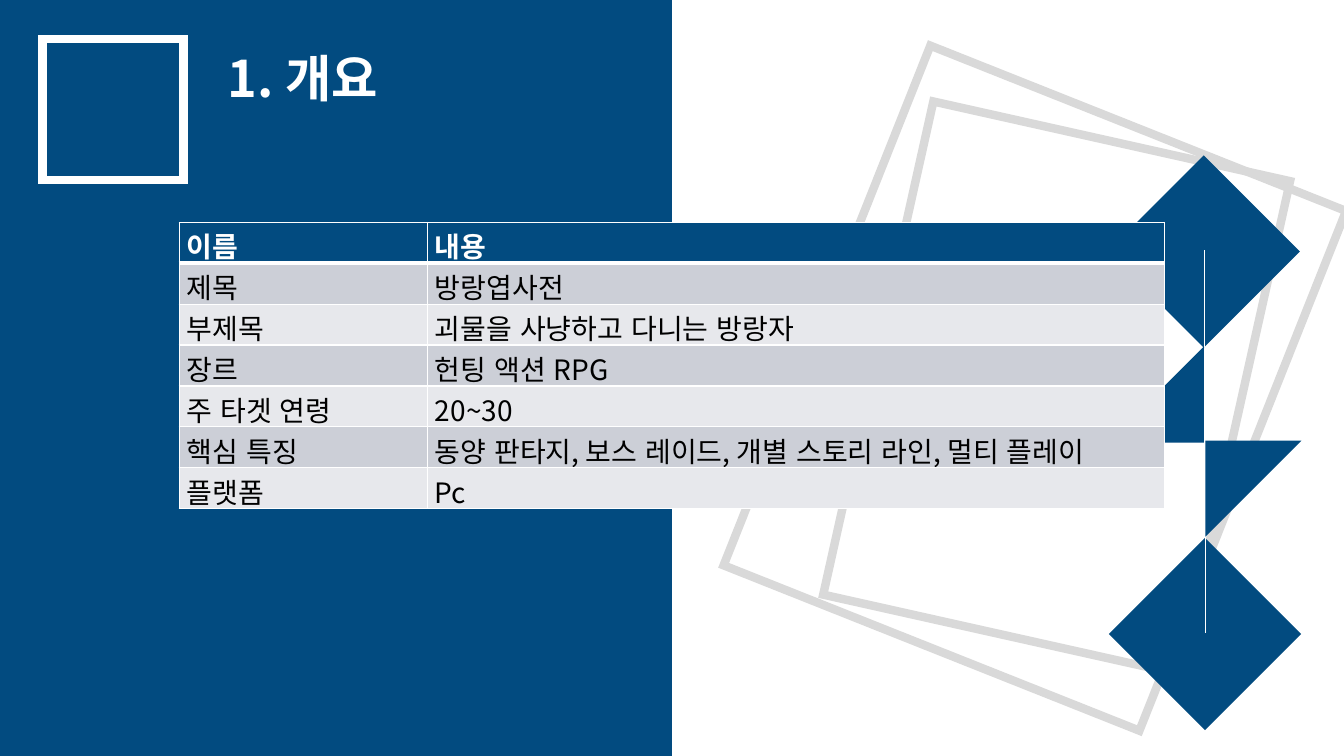
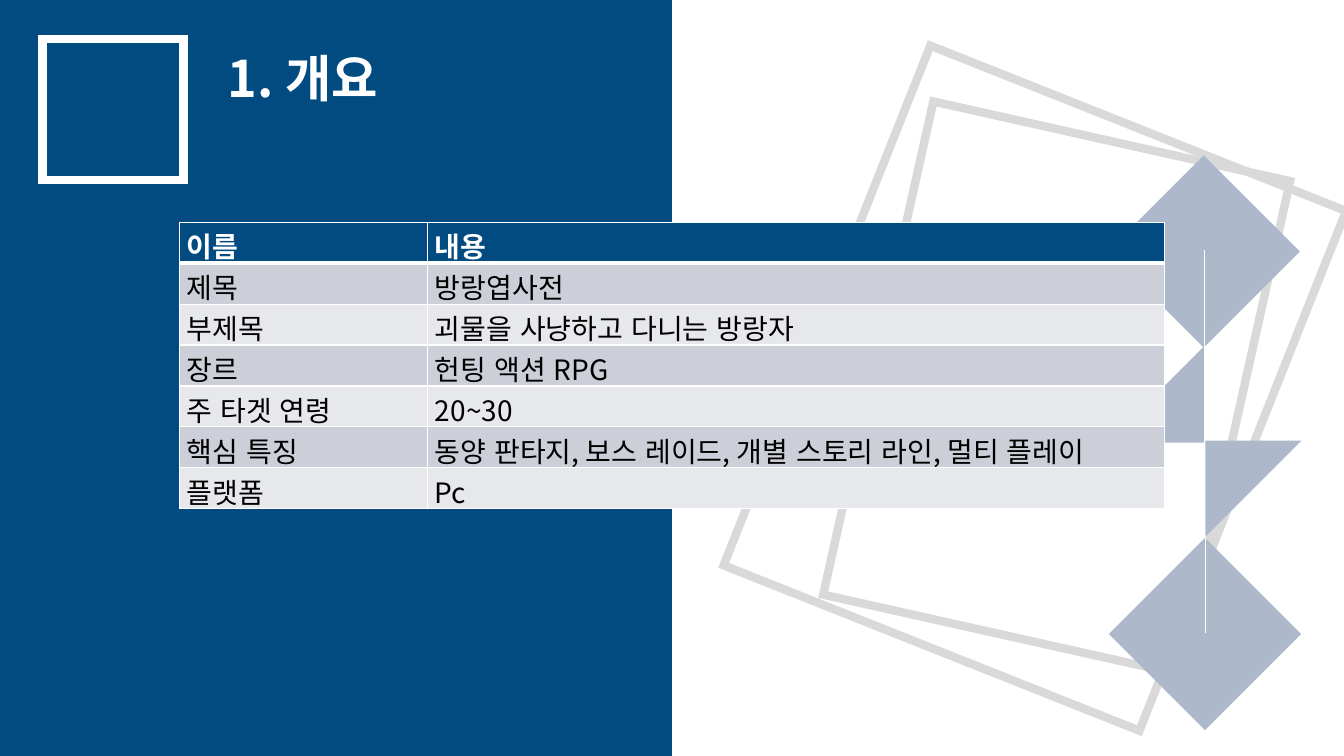
Before and after one commit to yjk0401/unityenginebasic_9th, a slide deck: slide 2 of 기획/아이디어 기획서 ver.ppt.pptx. Drawn at 1344x756 pixels with LibreOffice and Linux fonts; fonts in the diff are those of the drawing. Boxes give left, top, right and bottom in pixels: in the first picture for what was removed or moved away, otherwise in the second. Text is boxed around its words. In the diff, an @@ line names an element or a change of style, - is before the commit and + after.

```diff
--- a/기획/아이디어 기획서 ver.ppt.pptx
+++ b/기획/아이디어 기획서 ver.ppt.pptx
@@ fill #024B80 to #ADB9CA in 4 elements at [1108, 155, 1301, 348], [1108, 347, 1204, 443], [1206, 441, 1302, 536], [1109, 538, 1302, 731] @@
```
Also in this commit, not shown: 8 other files.
